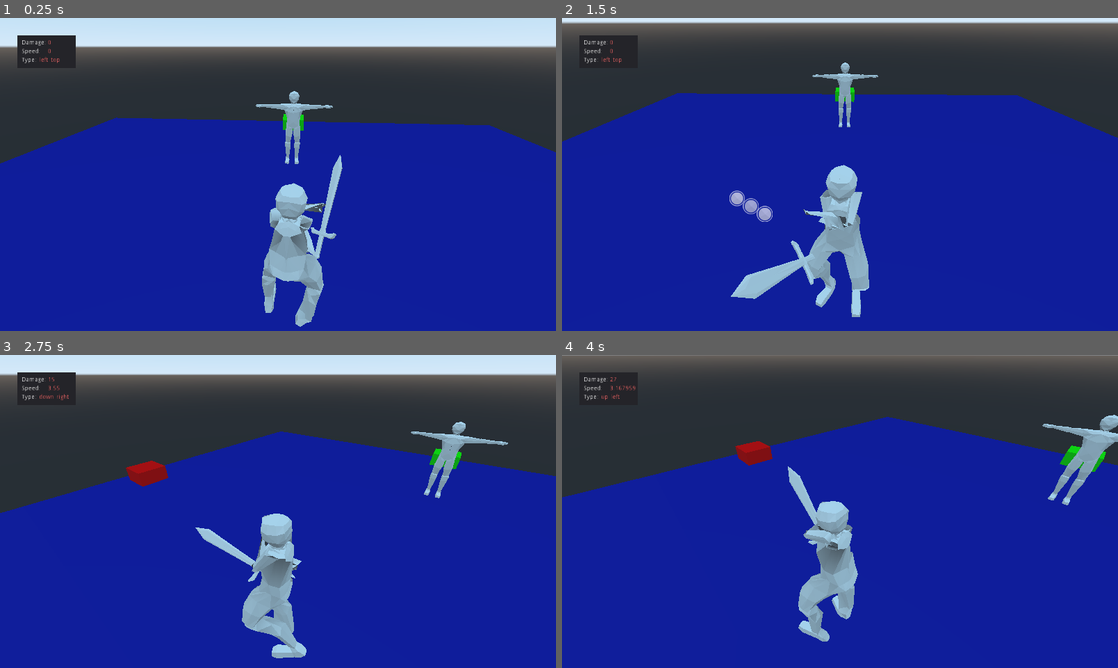
Above: before the commit, frames 1-4 (two rows, left to right).
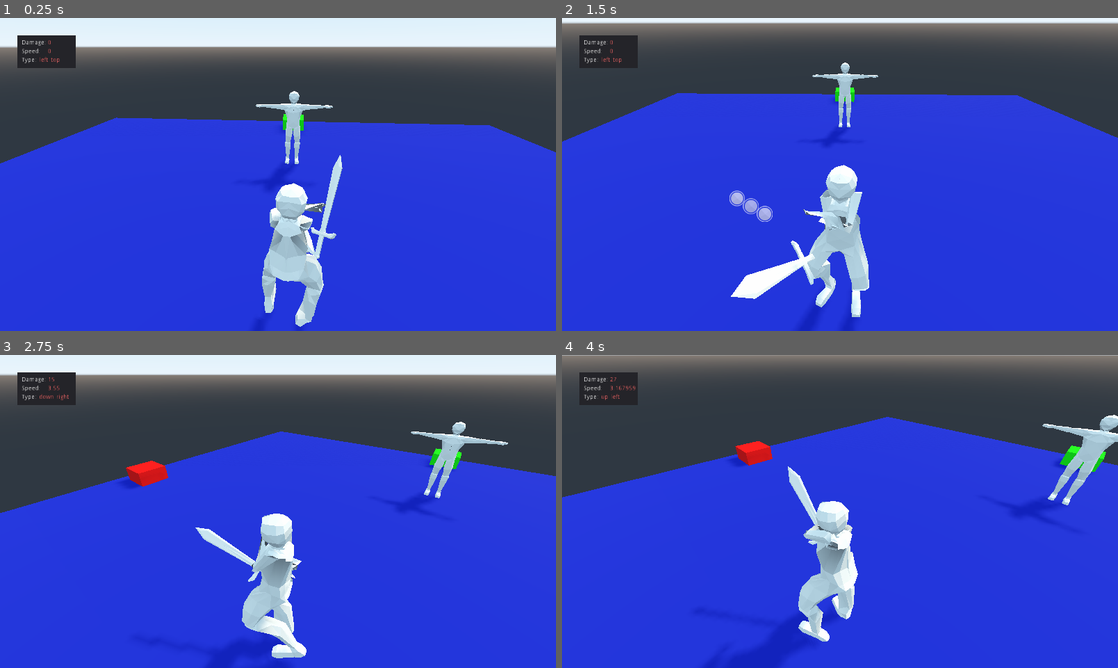
Above: after the commit, the same moments.

Repository: CoffeeStraw/Toutatis-Battle-System---DEMO
Game: Godot game, scene res://level/level.tscn
The game is run twice, just before and just after one commit, with the same random seed, the same clock (stepped at 60 frames per second) and the same inputs.
Inputs (mouse positions are in pixels of both pictures, inside the frame that each line leads up to):
- Up to frame 1 (0.25 s): no input
- Up to frame 2 (1.5 s): move the mouse to (962, 158) at 0.52 s; hold S (move_bw) 0.53-1.25 s; click (962, 158) at 0.67 s; drag from (728, 190) to (812, 237) at 1.27 s
- Up to frame 3 (2.75 s): move the mouse to (333, 442) at 2.02 s; hold A (move_l) from 2.03 s (still down); click (333, 442) at 2.17 s
- Up to frame 4 (4 s): release A (move_l) at 2.75 s; drag from (812, 574) to (673, 464) at 2.77 s; move the mouse to (1006, 558) at 3.52 s; tap Shift (move_run) at 3.6 s; click (1006, 558) at 3.67 s

The runs differ from the first frame. In frame 1, 72% of the frame differs, in the area x 0-100%, y 0-100%; in frame 2, 75%, in the area x 0-100%, y 1-100%; in frame 3, 69%; in frame 4, 72%.

Commit message:
Implemented basic light and shadow system

Diff:
--- a/level/level.tscn
+++ b/level/level.tscn
@@ -25,6 +25,13 @@
 [sub_resource type="SpatialMaterial" id=8]
 
 [sub_resource type="BoxShape" id=9]
+
+[sub_resource type="ProceduralSky" id=10]
+
+[sub_resource type="Environment" id=11]
+background_mode = 2
+background_sky = SubResource( 10 )
+tonemap_mode = 2
 
 [node name="Spatial" type="Spatial"]
 
@@ -75,3 +82,15 @@
 [node name="CollisionShape" type="CollisionShape" parent="DummyStaticBody"]
 transform = Transform( 0.57, 0, 0, 0, 2.28, 0, 0, 0, 0.24, 0, 2.28, 0 )
 shape = SubResource( 9 )
+
+[node name="WorldEnvironment" type="WorldEnvironment" parent="."]
+environment = SubResource( 11 )
+
+[node name="GIProbe" type="GIProbe" parent="."]
+visible = false
+extents = Vector3( 40, 40, 40 )
+
+[node name="DirectionalLight" type="DirectionalLight" parent="."]
+transform = Transform( 0.937353, -0.284697, -0.200792, 0.335053, 0.578805, 0.743454, -0.0954397, -0.764155, 0.637933, 3.28184, 11.5273, 3.10169 )
+light_color = Color( 1, 0.992157, 0.847059, 1 )
+shadow_enabled = true
Not shown: 1 places in level/level.tscn that only renumber resources
